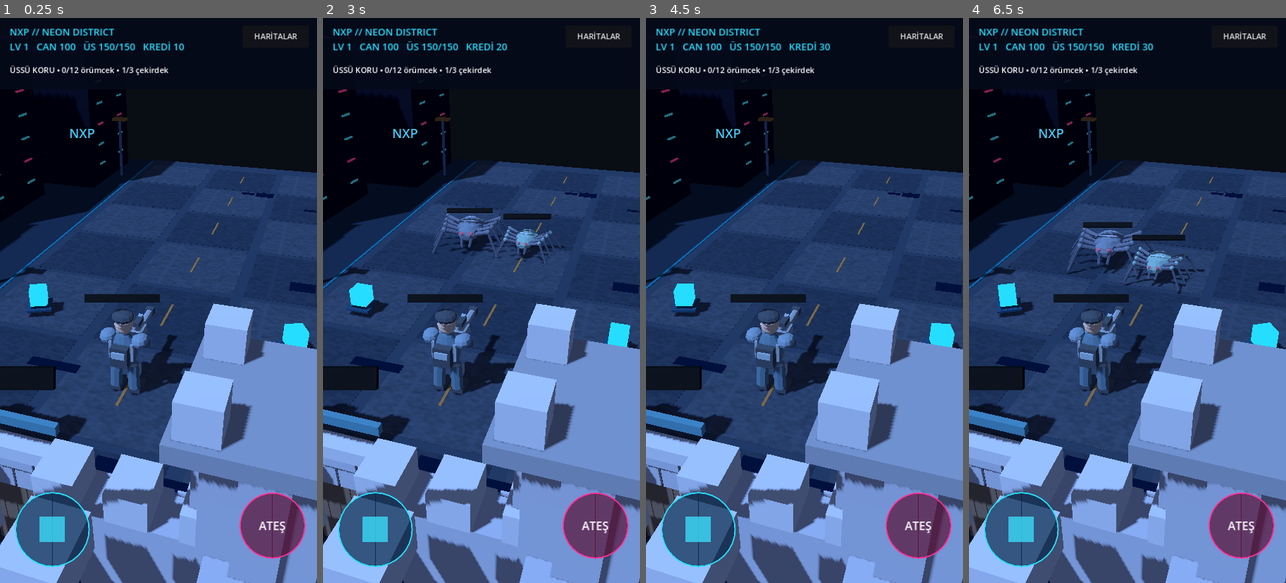
Above: before the commit, frames 1-4 (left to right).
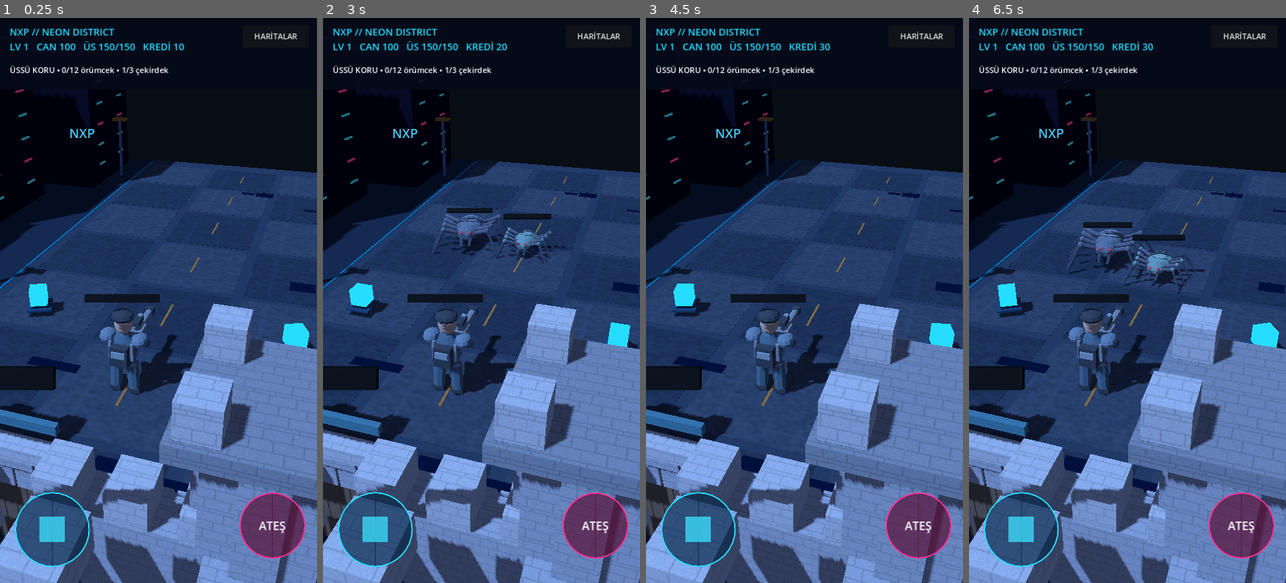
Above: after the commit, the same moments.

Repository: NXP-Network/NXP-Network
Game: Godot game, scene res://main.tscn
Same seed, same stepped clock (60 frames per second), same inputs: the game is played once before the commit and once after it.
Inputs (mouse positions are in pixels of both pictures, inside the frame that each line leads up to):
- Up to frame 1 (0.25 s): no input
- Up to frame 2 (3 s): click "HARİTALAR" at 0.5 s; click "1. NEON DISTRICT" at 1.25 s; click "HARİTALAR" at 2 s; click "OYUNA DÖN" at 2.75 s
- Up to frame 3 (4.5 s): click "HARİTALAR" at 3.5 s; click "1. NEON DISTRICT" at 4.25 s
- Up to frame 4 (6.5 s): move the mouse to (1197, 272) at 5.02 s; click (1197, 272) at 5.17 s; drag from (1064, 328) to (1111, 413) at 5.77 s

The runs differ from the first frame. In frame 1, 10% of the frame differs, in the area x 0-100%, y 50-100%; in frame 2, 11%; in frame 3, 10%; in frame 4, 11%, in the area x 0-100%, y 37-100%.

Commit message:
Add lightweight textured surfaces and movement cues to 3D models

Diff:
--- a/godot/main.gd
+++ b/godot/main.gd
@@ -15,6 +15,7 @@
 const SPIDER_QUEEN = preload("res://models/spider_queen.glb")
 
 var player: Node3D
+var player_visual: Node3D
 var camera: Camera3D
 var enemies: Array[Dictionary] = []
 var cores: Array[Node3D] = []
@@ -283,7 +284,8 @@
 func _build_player() -> void:
 	player = Node3D.new()
 	add_child(player)
-	player.add_child(CHARACTER_SCENE.instantiate())
+	player_visual = CHARACTER_SCENE.instantiate() as Node3D
+	player.add_child(player_visual)
 	player_bar = health_bar(player, 2.86, 1.7, Color(0.35, 0.9, 0.48))
 
 func _spawn_core(pos: Vector3) -> void:
@@ -305,12 +307,13 @@
 	var kinds: Array[String] = ["normal", "scout", "normal", "armored"]
 	var kind: String = "queen" if boss else kinds[((spawned - 1) + 4) % 4]
 	var model: PackedScene = SPIDER_QUEEN if boss else SPIDER_SCOUT if kind == "scout" else SPIDER_ARMORED if kind == "armored" else SPIDER_NORMAL
-	root.add_child(model.instantiate())
+	var visual := model.instantiate() as Node3D
+	root.add_child(visual)
 	var enemy_hp: float = 220.0 + stage * 70.0 if boss else 110.0 + stage * 23.0 if kind == "armored" else 42.0 + stage * 12.0 if kind == "scout" else 65.0 + stage * 17.0
 	var enemy_speed: float = 0.9 + stage * 0.07 if boss else 1.95 + stage * 0.12 if kind == "scout" else 1.08 + stage * 0.08 if kind == "armored" else 1.45 + stage * 0.12
 	var bar_width := 2.9 if boss else 1.8
 	var bar := health_bar(root, 3.35 if boss else 1.62, bar_width, Color(0.96, 0.31, 0.33))
-	enemies.append({"node": root, "hp": enemy_hp, "shown_hp": enemy_hp, "max_hp": enemy_hp, "bar": bar, "bar_width": bar_width, "speed": enemy_speed, "boss": boss, "kind": kind})
+	enemies.append({"node": root, "visual": visual, "hp": enemy_hp, "shown_hp": enemy_hp, "max_hp": enemy_hp, "bar": bar, "bar_width": bar_width, "speed": enemy_speed, "boss": boss, "kind": kind})
 
 func _screen_axis_to_world(axis: Vector2) -> Vector3:
 	# Camera axes make touch and keyboard directions match what is seen on screen.
@@ -329,6 +332,9 @@
 	player.position.z = clampf(player.position.z + movement.z * 6.2 * delta, -20, 20)
 	if movement.length() > 0.1:
 		player.rotation.y = atan2(-movement.x, -movement.z)
+	var gait: float = Time.get_ticks_msec() * 0.012
+	player_visual.position.y = (0.04 if movement.length() > 0.1 else 0.012) * sin(gait)
+	player_visual.rotation.z = (0.025 if movement.length() > 0.1 else 0.006) * sin(gait * 0.5)
 	camera.position = camera.position.lerp(player.position + Vector3(4, 9, 10), minf(1.0, delta * 3.0))
 	fire_timer = maxf(0.0, fire_timer - delta)
 	if fire_held or Input.is_action_pressed("fire"):
@@ -341,6 +347,10 @@
 	for i in range(enemies.size() - 1, -1, -1):
 		var enemy: Dictionary = enemies[i]
 		var node: Node3D = enemy["node"]
+		var visual: Node3D = enemy["visual"]
+		var stride: float = Time.get_ticks_msec() * 0.008 + float(i) * 1.4
+		visual.position.y = 0.035 * sin(stride * 2.0)
+		visual.rotation.z = 0.045 * sin(stride)
 		var target_position: Vector3 = player.position if node.position.distance_to(player.position) < 3.5 else base_node.position
 		var toward: Vector3 = target_position - node.position
 		toward.y = 0
Binary file changed: godot/models/castle.glb
Binary file changed: godot/models/character.glb
Binary file changed: godot/models/spider_armored.glb
Binary file changed: godot/models/spider_normal.glb
Binary file changed: godot/models/spider_queen.glb
Binary file changed: godot/models/spider_scout.glb
Not shown, changed: godot/README.md
Not shown, changed: godot/ROADMAP.md
Not shown, changed: godot/tools/build_models.py
Not shown, changed: godot/tools/validate_models.py
